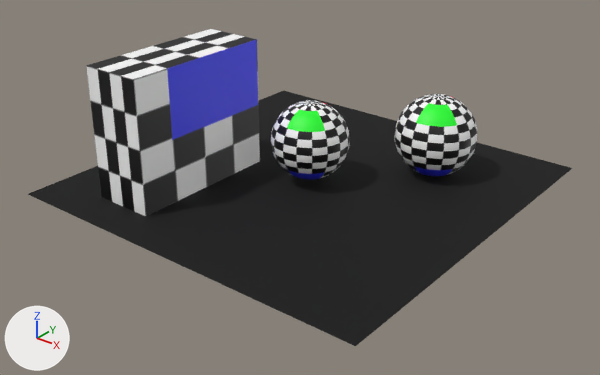
The FBX model gfx/assets/source/ssr/ref3.fbx: old version first, new version second.
Both versions are drawn from a 50 mm camera at (1.194, -1.53, 0.92) aimed at (0.028, -0.072, 0.016). The lights are fixed; the arrows at lower left show +X, +Y and +Z. Where no turn or scale is listed for an object, it has been applied to the vertices.
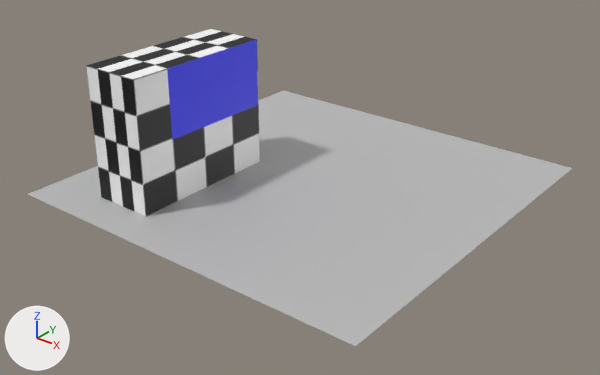
Location of each change, (x1, y1, x2, y2) in pixels of the pictures (600 x 375 px):
part 1 of me_mesh, deleted: before (271, 100, 350, 180)
part 2 of me_mesh, deleted: before (394, 94, 477, 176)
part 3 of me_mesh, recoloured (black to grey): (28, 90, 572, 346) in both

Edits to the bpy script that builds the scene:
```text
Add mat_mib_glossy_reflection1:
    mat_mib_glossy_reflection1 = principled_material('mib_glossy_reflection1')
    mat_mib_glossy_reflection1.base_color = (0.5, 0.5, 0.5)  # grey #bcbcbc
Change me_mesh:
    used by ob_polysurface6; location = (0.0, 0.0, 0.0)
    remove me_mesh.from_pydata(...)  # 776 vertices, 807 faces; spans x -0.5..0.5, y -0.5..0.5, z -0.002..0.339
    add me_mesh.from_pydata(...)  # 12 vertices, 7 faces; spans x -0.5..0.5, y -0.5..0.5, z 0.0..0.339
    me_mesh part 1: the loose piece of 382 vertices spanning x -0.1..0.1, y -0.095..0.105, z 0.012..0.212 is deleted
    me_mesh part 2: the loose piece of 382 vertices spanning x 0.116..0.329, y 0.139..0.352, z -0.002..0.211 is deleted
    me_mesh part 3: 1 face spanning x -0.5..0.5, y -0.5..0.5, z 0.0 switches from mat_glossy (black #000000) to mat_mib_glossy_reflection1 (grey #bcbcbc)
    remove me_mesh.materials.append(mat_glossy)  # black #000000
    add me_mesh.materials.append(mat_mib_glossy_reflection1)  # grey #bcbcbc
```
